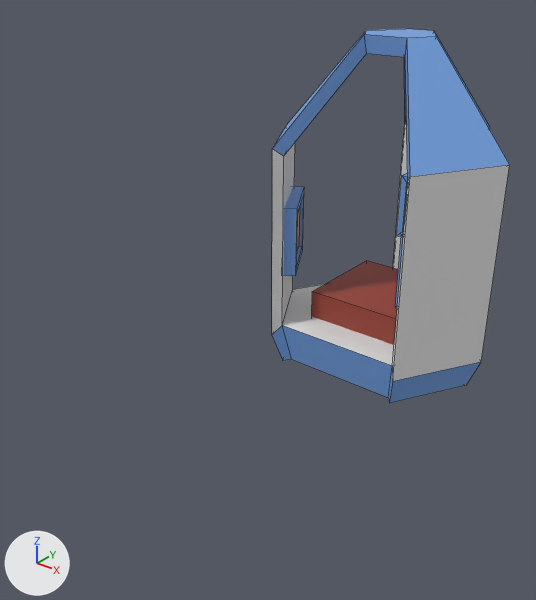
Renders of the Blender file Blender Files/Droppod.blend from each side of a commit.
The view is the same before and after, from a camera (50 mm lens) standing at (1.96, -3.54, 2.22) and looking at (-0.11, -0.96, 0.61). Lighting does not change. The marker at lower left points along +X, +Y and +Z. Mesh edges are drawn as thin lines.

Before the edit, the objects in view are built like this:
```python
me_cone = bpy.data.meshes.new('Cone')
me_cone.from_pydata(...)  # 48 vertices, 46 faces; spans x -0.68..0.68, y -0.55..0.62, z -0.04..1.79
# faces by material slot: [17, 29]
me_cone.materials.append(mat_material)  # white #e7e7e7
me_cone.materials.append(mat_material_001)  # blue #76a5e7
me_cube_002 = bpy.data.meshes.new('Cube.002')
me_cube_002.from_pydata(...)  # a box spanning x -1.0..1.0, y -1.0..1.0, z -1.0..1.0
me_cube_002.materials.append(mat_material_002)  # red #9b4033
me_cube_006 = bpy.data.meshes.new('Cube.006')
me_cube_006.from_pydata(...)  # 16 vertices, 14 faces; spans x -1.0..1.0, y -1.0..1.0, z -1.0..1.0
# faces by material slot: [13, 1]
me_cube_006.materials.append(mat_material_001)  # blue #76a5e7
me_cube_006.materials.append(mat_material_003)  # orange #e79a4a
ob_droppod_main = bpy.data.objects.new('Droppod Main', me_cone)
ob_droppod_main.location = (0.0, 0.0, 0.0)
ob_light = bpy.data.objects.new('Light', me_cube_006)
ob_light.parent = ob_droppod_main
ob_light.location = (-0.459, -0.282, 0.7)
ob_light.rotation_euler = (0.0, 0.0, -4.177)  # degrees (0, 0, -239)
ob_light.scale = (0.2, 0.04, 0.2)
ob_seat = bpy.data.objects.new('Seat', me_cube_002)
ob_seat.parent = ob_droppod_main
ob_seat.location = (0.0, 0.0, 0.274)
ob_seat.scale = (0.3, 0.3, 0.09)
```
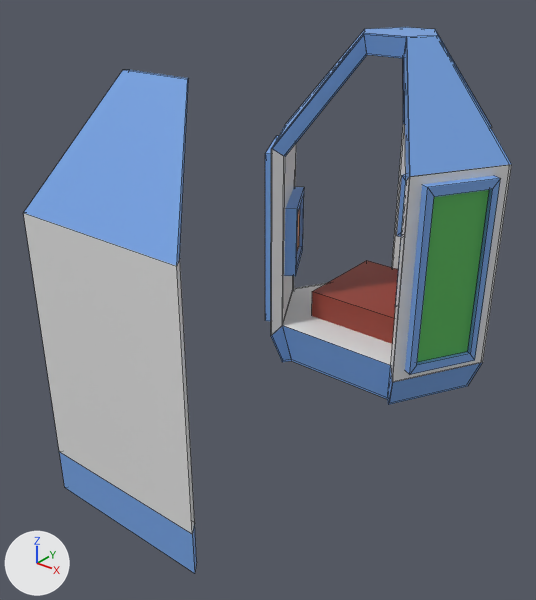
Location of each change, [x1, y1, x2, y2] in pixels of the pictures (536 x 600 px):
'Cylinder', added
    after: [24, 70, 197, 573]
    faces in mat_material (white #e7e7e7): [24, 213, 195, 534]
    faces in mat_material_001 (blue #76a5e7): [24, 70, 197, 573]
'Droppod Main', reshaped
    before: [272, 29, 509, 403]
    after: [271, 27, 512, 405]
'Light 1.001', added
    after: [405, 176, 500, 375]
    faces in mat_material_004 (green #57bb5a): [417, 190, 489, 362]
    faces in mat_material_001 (blue #76a5e7): [405, 176, 500, 375]
'Light 1.002', added (blue)
    after: [265, 136, 278, 321]
part 1 of me_cone, added
    after: [271, 27, 512, 405]

Edits to the bpy script that builds the scene:
```text
Add mat_material_004:
    mat_material_004 = principled_material('Material.004')
    mat_material_004.base_color = (0.0961, 0.497, 0.103)  # green #57bb5a
Change me_cone:
    used by ob_droppod_main; location = (0.0, 0.0, 0.0)
    remove me_cone.from_pydata(...)  # 48 vertices, 46 faces; spans x -0.68..0.68, y -0.55..0.62, z -0.04..1.79
    add me_cone.from_pydata(...)  # 96 vertices, 92 faces; spans x -0.69..0.69, y -0.56..0.63, z -0.05..1.8
    me_cone part 1: a new loose piece of 48 vertices spanning x -0.69..0.69, y -0.56..0.63, z -0.05..1.8
Add me_cylinder:
    me_cylinder.from_pydata(...)  # 16 vertices, 14 faces; spans x -0.4..0.4, y -0.05..0.3, z 0.0..1.8
    # faces by material slot: [4, 10]
    me_cylinder.materials.append(mat_material)  # white #e7e7e7
    me_cylinder.materials.append(mat_material_001)  # blue #76a5e7
Add me_cube_009:
    me_cube_009.from_pydata(...)  # 24 vertices, 22 faces; spans x -1.0..1.0, y -1.0..1.0, z -1.0..1.0
    # faces by material slot: [21, 1]
    me_cube_009.materials.append(mat_material_001)  # blue #76a5e7
    me_cube_009.materials.append(mat_material_004)  # green #57bb5a
Add ob_cylinder:
    ob_cylinder = bpy.data.objects.new('Cylinder', me_cylinder)
    ob_cylinder.location = (0.0, -2.0, 0.0)
Add ob_light_1_002:
    ob_light_1_002 = bpy.data.objects.new('Light 1.002', me_cube_009)
    ob_light_1_002.parent = ob_droppod_main
    ob_light_1_002.location = (-0.541, -0.325, 0.7)
    ob_light_1_002.rotation_euler = (0.0, 0.0, -4.196)  # degrees (0, 0, -240)
    ob_light_1_002.scale = (0.2, 0.04, 0.5)
Add ob_light_1_001:
    ob_light_1_001 = bpy.data.objects.new('Light 1.001', me_cube_009.copy())
    ob_light_1_001.parent = ob_droppod_main
    ob_light_1_001.location = (0.547, -0.33, 0.7)
    ob_light_1_001.rotation_euler = (0.0, 0.0, -2.094)  # degrees (0, 0, -120)
    ob_light_1_001.scale = (0.2, 0.04, 0.5)
```
